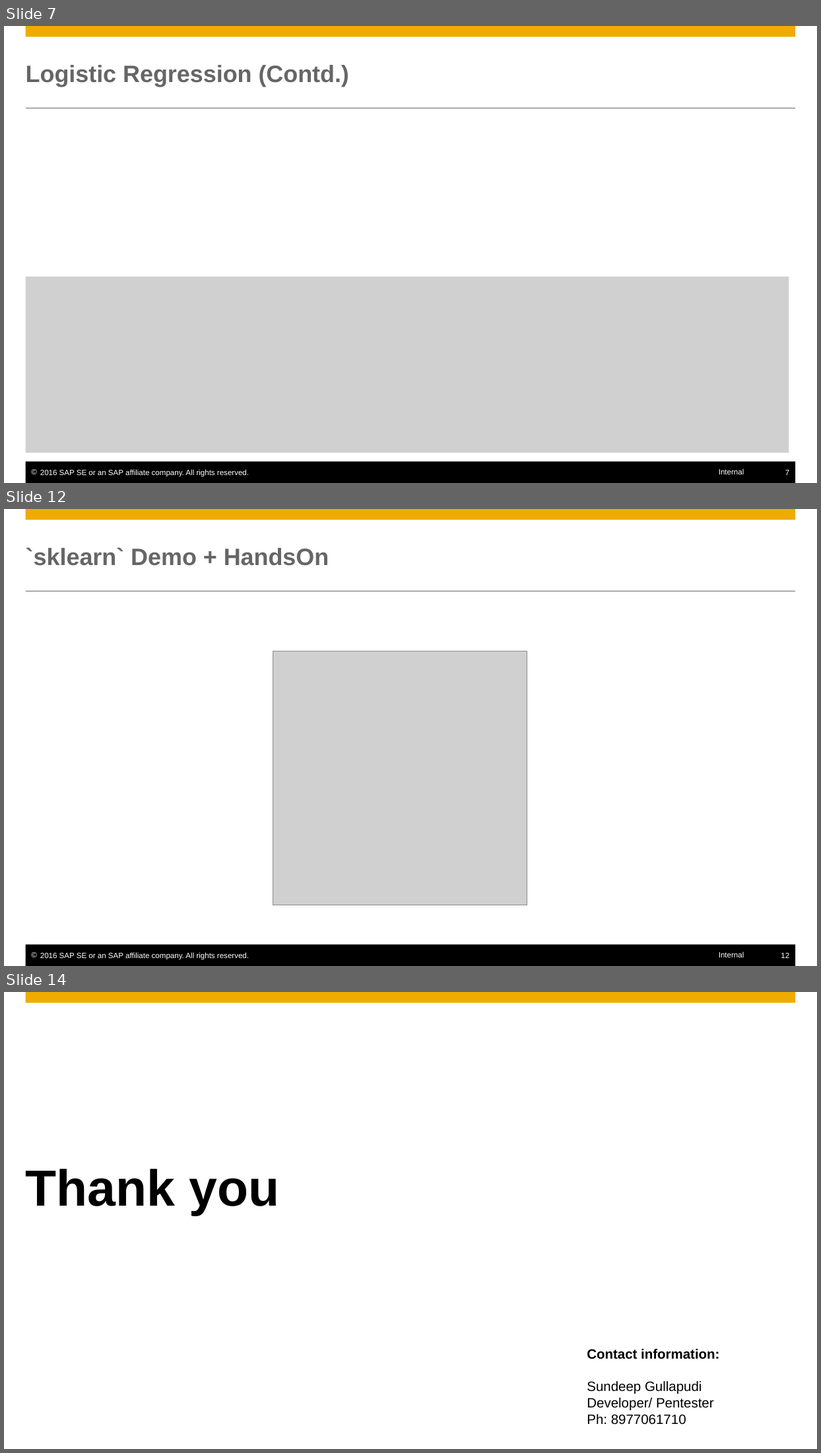
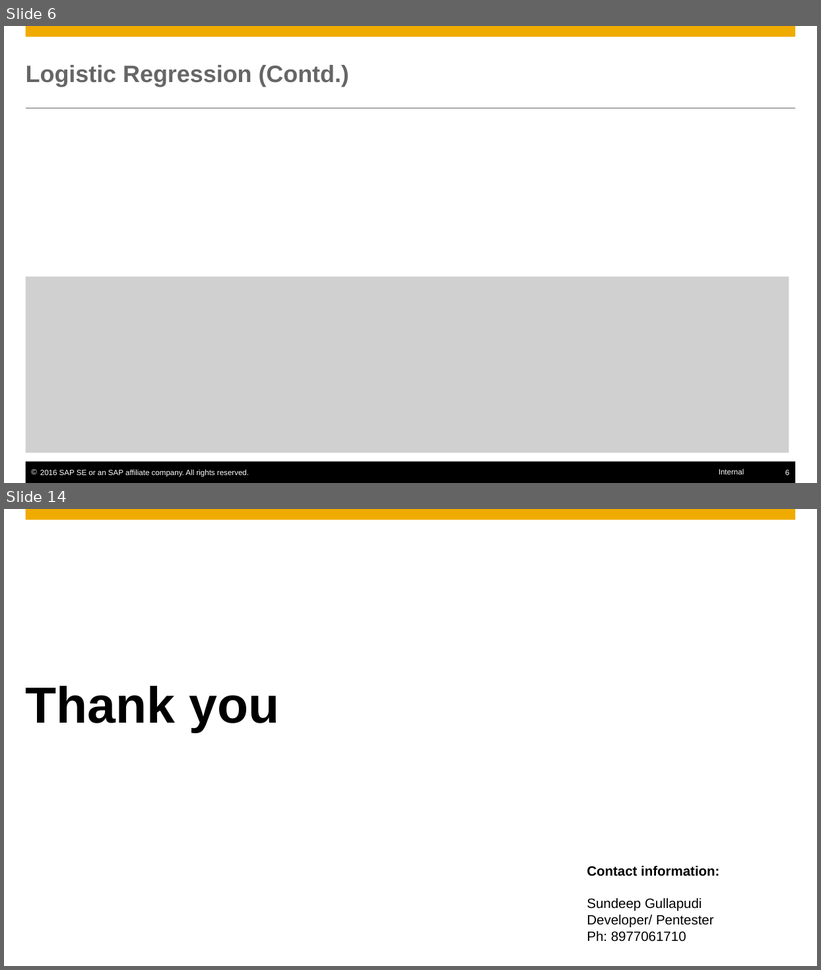
Before and after one commit to SherwinVarghese/Machine-Learning-TechknowSchool, a slide deck: modules/4. ML Algorithms/2. Classification/Classification_LR_DT.pptx. Shown one above the other, each under a label of ours: slides 7, 12 and 14 before the commit, slides 6 and 14 after it; the slides between them are not shown. The pictures are 821x1453 and 821x970 pixels, drawn with LibreOffice and Linux fonts; fonts in the diff are those of the drawing; grey boxes stand for pictures; background and template pictures are left out. Boxes give left, top, right and bottom in pixels: in the first picture for what was removed or moved away, otherwise in the second. Text is boxed around its words. In the diff, an @@ line names an element or a change of style, - is before the commit and + after.

```diff
--- a/modules/4. ML Algorithms/2. Classification/Classification_LR_DT.pptx
+++ b/modules/4. ML Algorithms/2. Classification/Classification_LR_DT.pptx
@@ slide 12 removed at box(4, 509, 817, 966), background #FFFFFF; not listed: 6 template elements that a slide beside it also shows @@
@@ title removed at box(26, 547, 329, 566) @@
-`sklearn` Demo + HandsOn
@@ picture removed at box(273, 651, 527, 905) @@
@@ what was slide 7 is now slide 6 @@
@@ page number at box(785, 470, 789, 475): text changed @@
-7
+6
```
Also in this commit, not shown: 2 slides changed, 6 slides added, 5 other slides removed.
